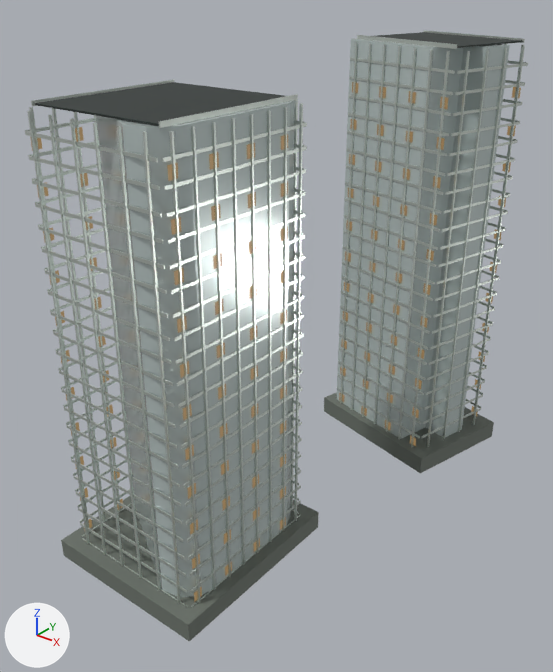
The glTF model landmarks/assets/cr-neighbours.glb as it was, and as the next commit left it.
Both versions are drawn from a camera (50 mm lens) standing at (139.0, -198.0, 176.0) and looking at (-6.0, -17.0, 64.0). The axes (+X, +Y, +Z) are drawn at lower left. The lights are the same throughout. The picture after the commit comes second.

The first picture shows 'envelope', 'fins', 'floor_bands', 'night_windows', 'parapet', 'podium', 'roof_deck'.
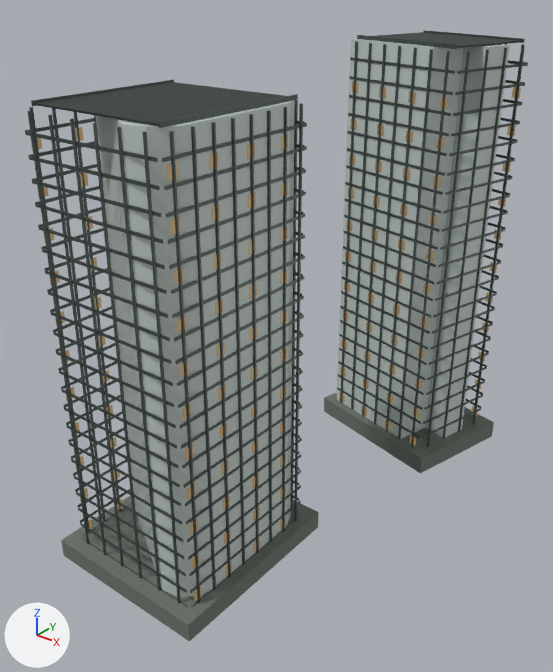
The change, as a diff of the scene's bpy script:
```diff
--- a/landmarks/assets/cr-neighbours.glb.py
+++ b/landmarks/assets/cr-neighbours.glb.py
@@ mat_glass @@
 mat_glass.base_color = (0.558, 0.644, 0.631)  # light grey #c5d2d0
-mat_glass.metallic = 0.22
-mat_glass.roughness = 0.16
+mat_glass.metallic = 0.04
+mat_glass.roughness = 0.58
@@ mat_metal @@
 mat_metal = principled_material('metal')
-mat_metal.base_color = (0.665, 0.723, 0.672)  # light grey #d5ddd6
+mat_metal.base_color = (0.0685, 0.0908, 0.0844)  # dark grey #4a5552
 mat_metal.metallic = 0.72
-mat_metal.roughness = 0.28
+mat_metal.roughness = 0.48
```

Changed parts and their boxes [x1, y1, x2, y2] in the pictures (553 x 672 px):
'envelope', surface changed
    both: [96, 38, 509, 598]
'fins', recoloured, surface changed
    both: [27, 41, 525, 603]
'floor_bands', recoloured, surface changed
    both: [25, 57, 528, 607]
'parapet', recoloured, surface changed
    both: [31, 30, 525, 128]
